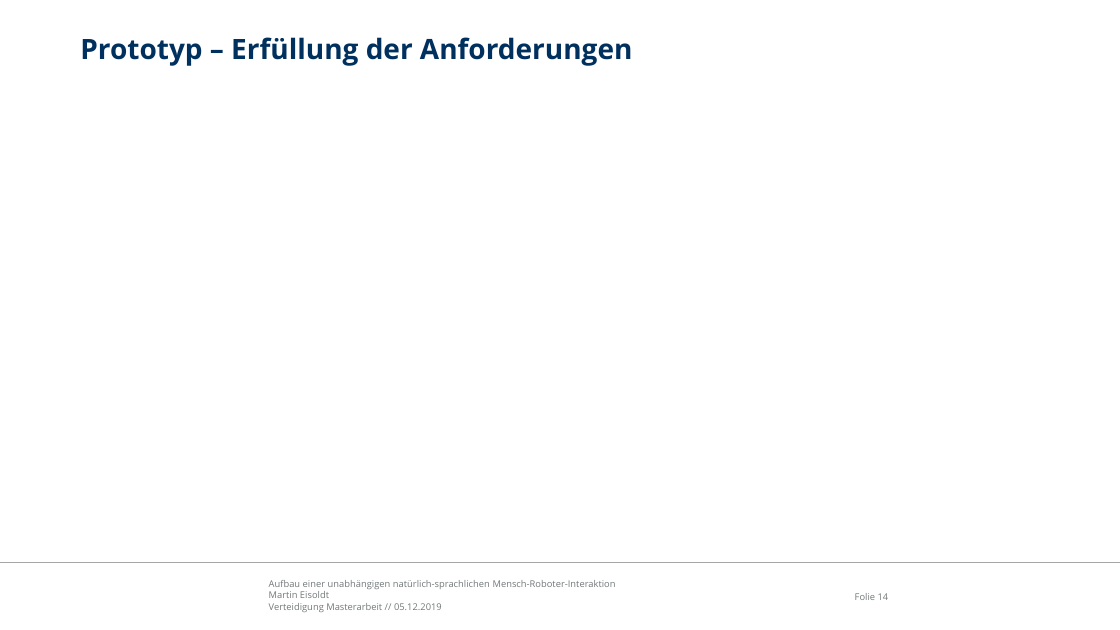
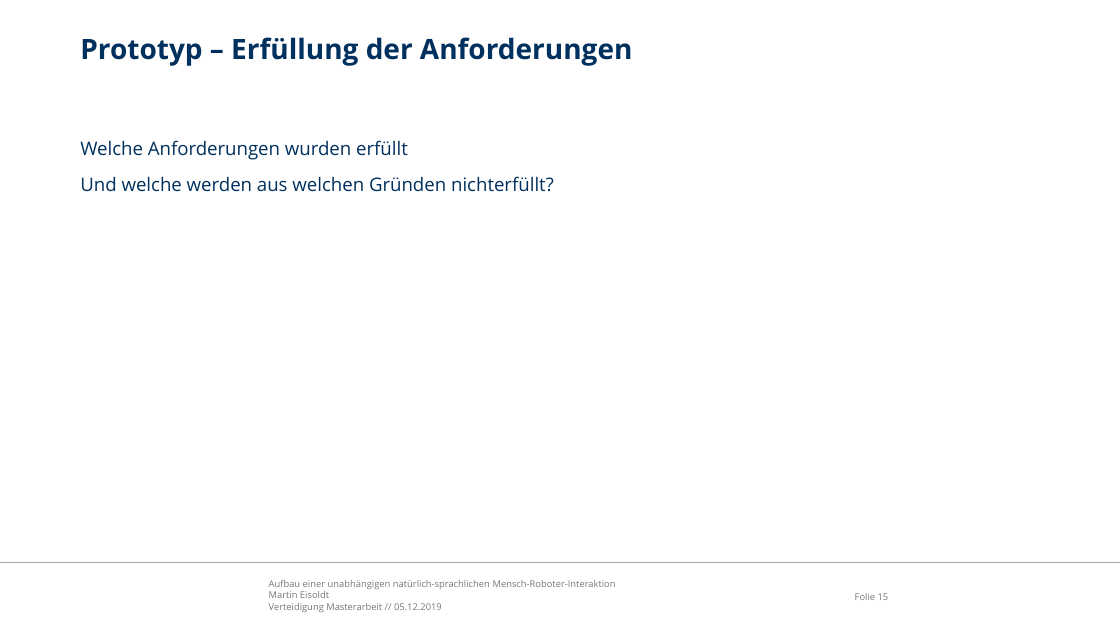
Before and after one commit to edegeyer/masterarbeit, a slide deck: slide 15 of verteidigung/verteidigung.pptx (slide 14 before the commit). Drawn at 1120x630 pixels with LibreOffice and Linux fonts; fonts in the diff are those of the drawing; background and template pictures are left out. Boxes give left, top, right and bottom in pixels: in the first picture for what was removed or moved away, otherwise in the second. Text is boxed around its words. In the diff, an @@ line names an element or a change of style, - is before the commit and + after.

```diff
--- a/verteidigung/verteidigung.pptx
+++ b/verteidigung/verteidigung.pptx
@@ text added at <box>80,140,554,192</box>, 16 pt, text #00305E @@
+Welche Anforderungen wurden erfüllt
+Und welche werden aus welchen Gründen nichterfüllt?
@@ page number at <box>855,593,889,600</box>: text changed @@
-Folie 14
+Folie 15
```
Also in this commit, not shown: 8 other slides changed, 6 slides added, 1 slide removed.
